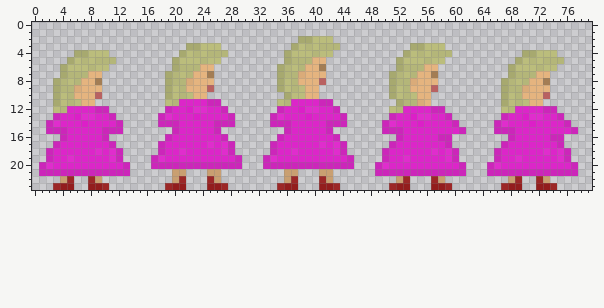
A sprite sheet gets an edit: Client/assets/princesssprite.png. That is the earlier state.
The file is 80x24 pixels. Colours within 5 levels of each other are drawn and written as one.
After the commit:
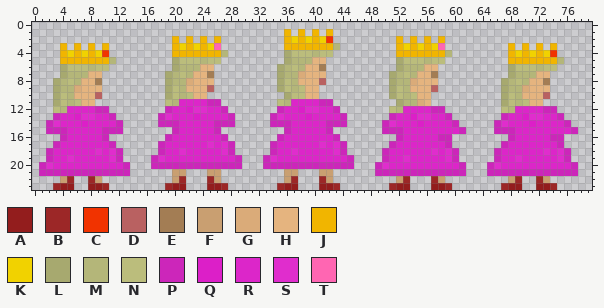
Palette (. is transparent): A #931d1d  B #9c2727  C #f13300  D #b96161  E #a37d54  F #c99f71  G #daab79  H #e5b47f  J #f1b500  K #f1d200  L #a7a96f  M #b4b679  N #bbbd7c  P #cc26ba  Q #dc1fc8  R #dc26c9  S #e02dcd  T #ff66b2
Change:
@@ x 0..79 @@
  0 ................................................................................
- 1 ................................................................................
- 2 ......................................LLNNN.....................................
- 3 ......................LLNNN..........LNMNMMM..........LLNNN.....................
- 4 ......LLNNN..........LNMNMMM........LNNNMNN..........LNMNMMM..........LLNNN.....
- 5 .....LNMNMMM........LNNNMNN.........LMMMHH..........LNNNMNN..........LNMNMMM....
+ 1 ....................................J.J.J.J.....................................
+ 2 ....................J.J.J.J.........JKJKJKC.........J.J.J.J.....................
+ 3 ....J.J.J.J.........JKJKJKT.........JJJJJJJM........JKJKJKT.........J.J.J.J.....
+ 4 ....JKJKJKC.........JJJJJJJM........LNNNMNN.........JJJJJJJM........JKJKJKC.....
+ 5 ....JJJJJJJM........LNNNMNN.........LMMMHH..........LNNNMNN.........JJJJJJJM....
  6 ....LNNNMNN.........LMMMHH.........LMNMHHE..........LMMMHH..........LNNNMNN.....
Boxes around the changes in both pictures, in picture pixels (x1, y1, x2, y2):
changed: (284, 29, 333, 50)
changed: (172, 36, 221, 57)
changed: (396, 36, 445, 57)
changed: (60, 43, 109, 64)
changed: (508, 43, 557, 64)
